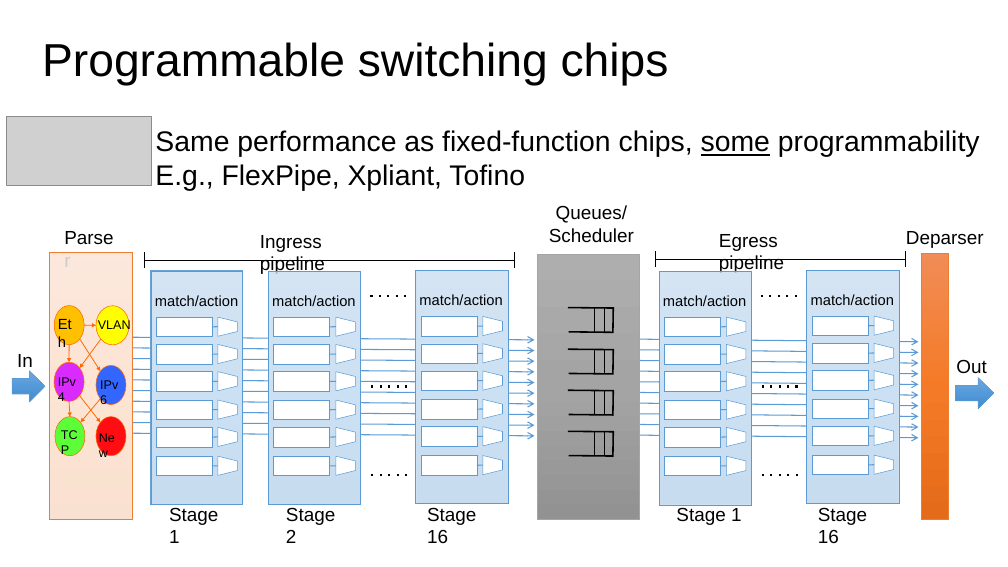
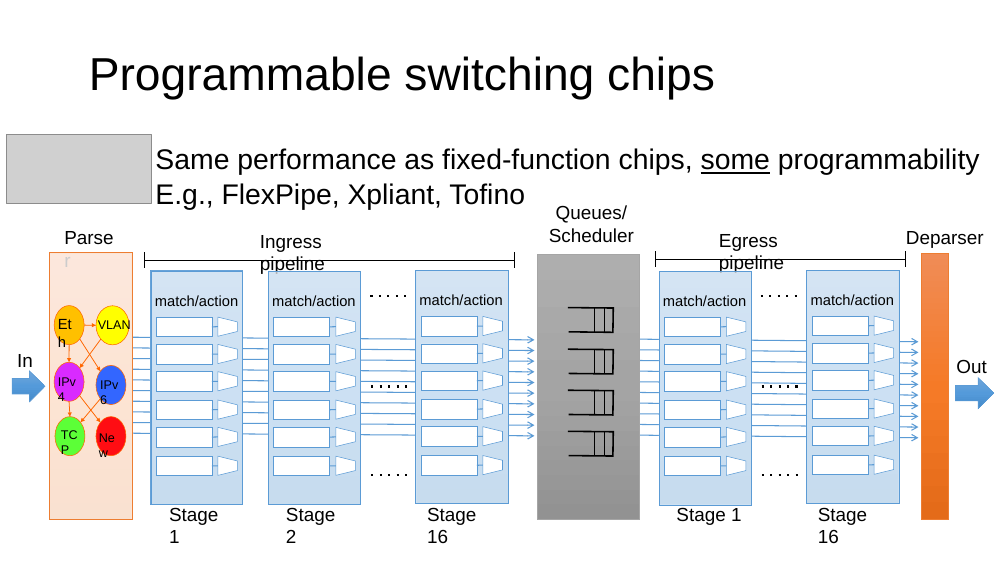
Before and after one commit to anirudhSK/pifo-domino-marple-ppts, a slide deck: slide 3 of domino_sigcomm.pptx. Drawn at 1008x567 pixels with LibreOffice and Linux fonts; fonts in the diff are those of the drawing; grey boxes stand for pictures. Boxes give left, top, right and bottom in pixels: in the first picture for what was removed or moved away, otherwise in the second. Text is boxed around its words. In the diff, an @@ line names an element or a change of style, - is before the commit and + after.

```diff
--- a/domino_sigcomm.pptx
+++ b/domino_sigcomm.pptx
@@ title "Programmable switching chips": place and size @@
-title "Programmable switching chips" at (42, 42, 669, 85)
+title "Programmable switching chips" at (89, 56, 715, 100)
@@ picture: place and size @@
-picture at (6, 116, 151, 185)
+picture at (6, 135, 151, 203)
@@ text "Same performance as fixed-function chips, ...": place and size @@
-text "Same performance as fixed-function chips, ..." at (155, 130, 980, 191)
+text "Same performance as fixed-function chips, ..." at (155, 148, 980, 209)
```
Also in this commit, not shown: 7 other slides changed, 8 slides added, 1 slide removed.
